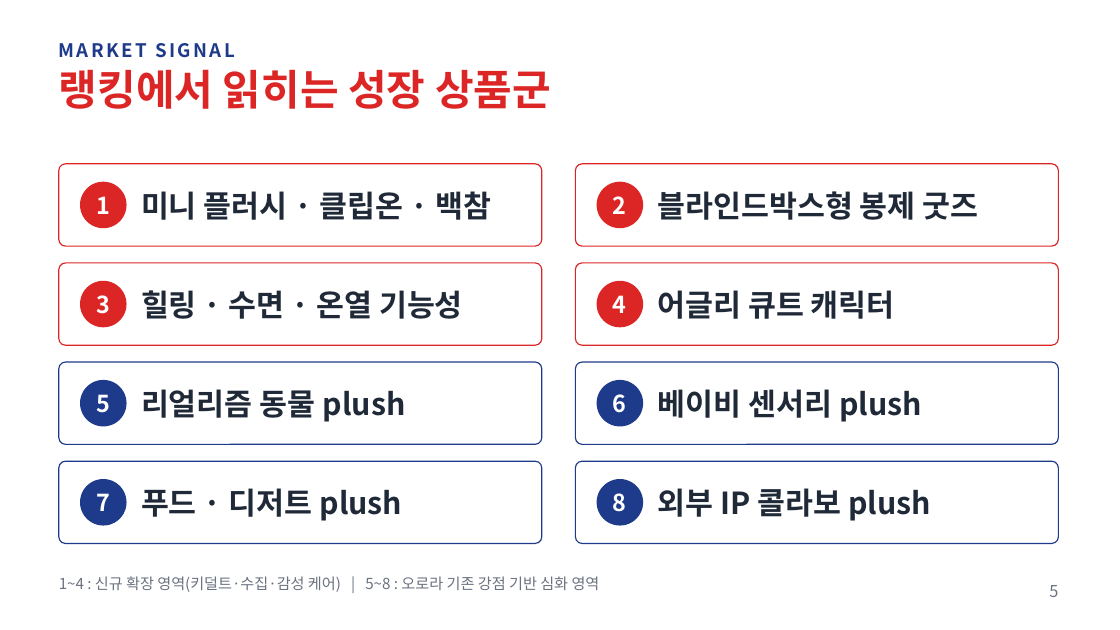
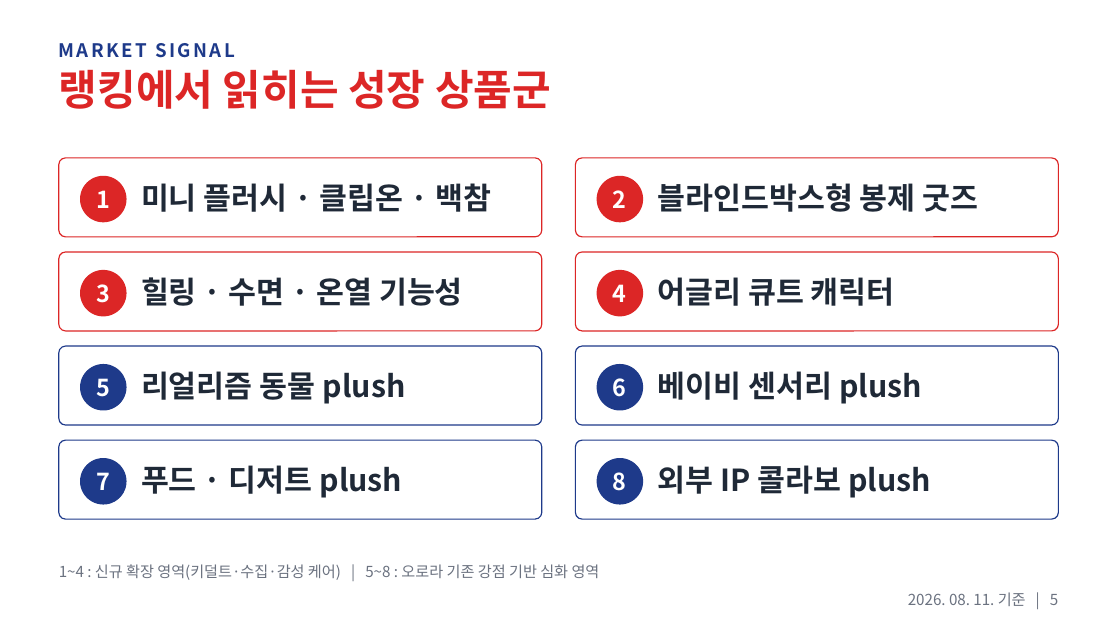
Before and after one commit to JOHENRIM/notion, a slide deck: slide 5 of reports/Aurora_Amazon_Plush_Ranking_Analysis.pptx. Drawn at 1120x630 pixels with LibreOffice and Linux fonts; fonts in the diff are those of the drawing. Boxes give left, top, right and bottom in pixels: in the first picture for what was removed or moved away, otherwise in the second. Text is boxed around its words. In the diff, an @@ line names an element or a change of style, - is before the commit and + after.

```diff
--- a/reports/Aurora_Amazon_Plush_Ranking_Analysis.pptx
+++ b/reports/Aurora_Amazon_Plush_Ranking_Analysis.pptx
@@ 4 texts, 2 ellipses, 2 rounded rectangles: place and size @@
-4 texts, 2 ellipses, 2 rounded rectangles at <box>59,164,1059,246</box>
+4 texts, 2 ellipses, 2 rounded rectangles at <box>59,158,1059,237</box>
@@ 4 texts, 2 ellipses, 2 rounded rectangles: place and size @@
-4 texts, 2 ellipses, 2 rounded rectangles at <box>59,263,1059,345</box>
+4 texts, 2 ellipses, 2 rounded rectangles at <box>59,252,1059,331</box>
@@ 4 texts, 2 ellipses, 2 rounded rectangles: place and size @@
-4 texts, 2 ellipses, 2 rounded rectangles at <box>59,362,1059,444</box>
+4 texts, 2 ellipses, 2 rounded rectangles at <box>59,346,1059,425</box>
@@ rounded rectangle: place and size @@
-rounded rectangle at <box>59,461,542,544</box>
+rounded rectangle at <box>59,440,542,519</box>
@@ text "푸드 · 디저트 plush": place and size @@
-text "푸드 · 디저트 plush" at <box>141,488,402,521</box>
+text "푸드 · 디저트 plush" at <box>141,465,402,498</box>
@@ proportions changed in 8 elements at <box>59,158,542,237</box>, <box>576,158,1059,237</box>, <box>59,252,542,331</box>, <box>576,252,1059,331</box>, <box>59,346,542,425</box>, <box>576,346,1059,425</box>, <box>59,440,542,519</box>, <box>576,440,1059,519</box> @@
@@ rounded rectangle: place and size @@
-rounded rectangle at <box>576,461,1059,544</box>
+rounded rectangle at <box>576,440,1059,519</box>
@@ text "외부 IP 콜라보 plush": place and size @@
-text "외부 IP 콜라보 plush" at <box>658,488,931,521</box>
+text "외부 IP 콜라보 plush" at <box>658,465,931,498</box>
@@ 2 texts, 2 ellipses: place and size @@
-2 texts, 2 ellipses at <box>81,480,643,525</box>
+2 texts, 2 ellipses at <box>81,459,643,504</box>
@@ text "1~4 : 신규 확장 영역(키덜트·수집·감성 ...": place and size @@
-text "1~4 : 신규 확장 영역(키덜트·수집·감성 ..." at <box>59,576,600,592</box>
+text "1~4 : 신규 확장 영역(키덜트·수집·감성 ..." at <box>59,564,600,580</box>
@@ text "1~4 : 신규 확장 영역(키덜트·수집·감성 ..." at <box>59,564,600,580</box>: line spacing 1 to 17pt @@
@@ text at <box>908,592,1058,606</box>: text changed; size 14 to 13 pt @@
-5
+2026. 08. 11. 기준 | 5
```
Also in this commit, not shown: 8 other slides changed, 1 other file.
